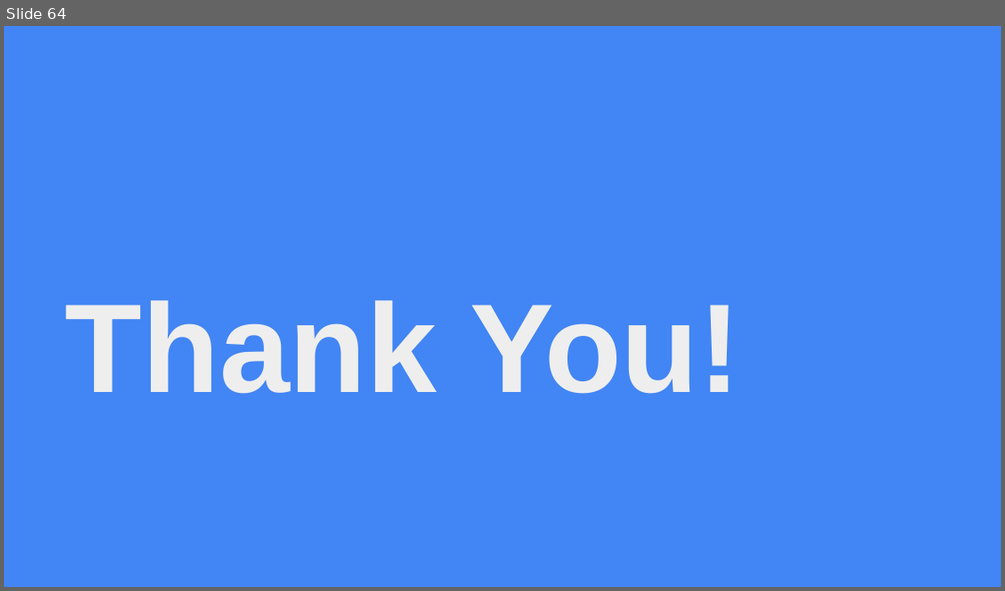
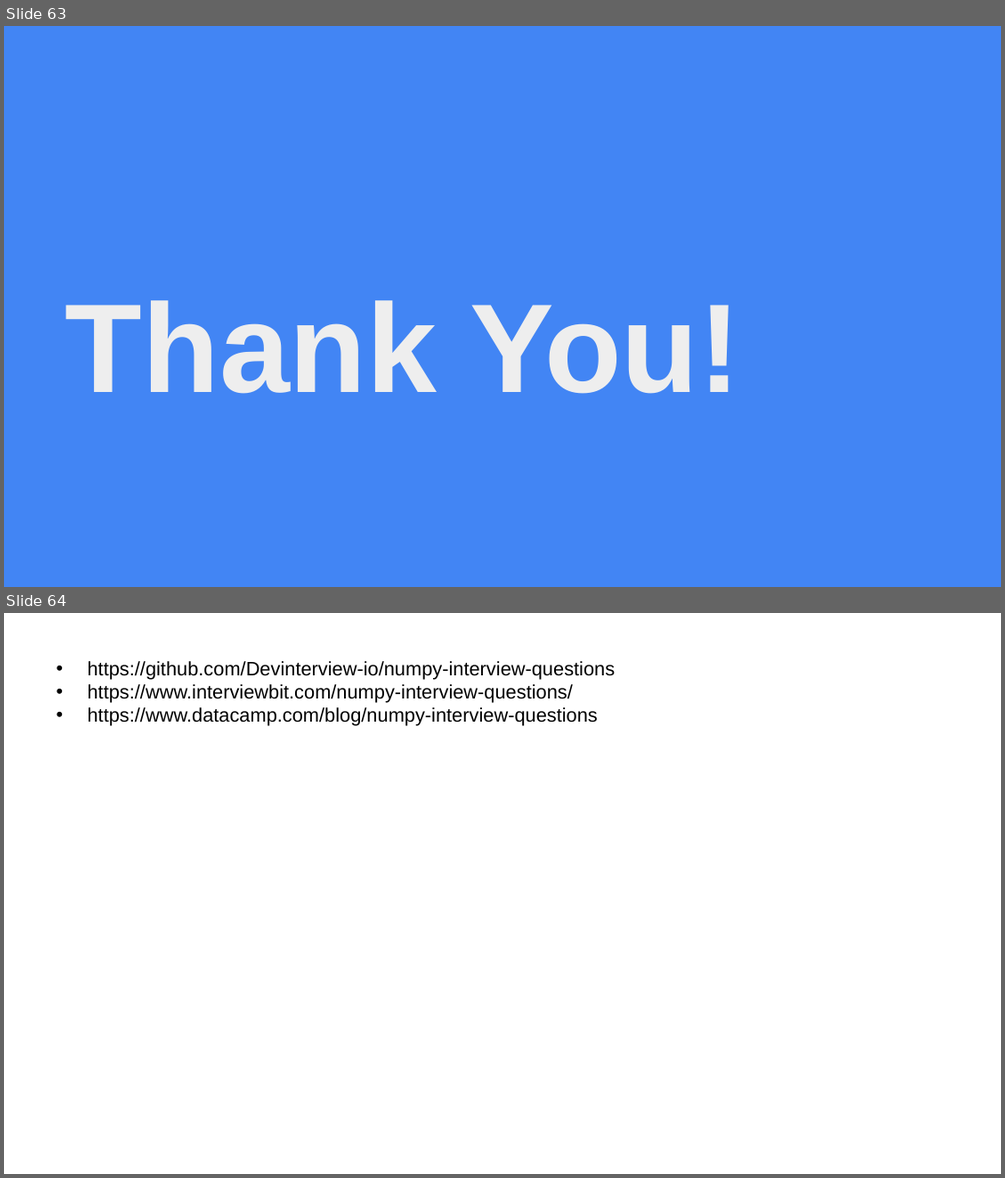
Before and after one commit to shahil04/ds_materials, a slide deck: 5.0_python_6.libraries/python_libraries/1.numpy/Numpy_class.pptx. Shown one above the other, each under a label of ours: slide 64 before the commit, slides 63 and 64 after it. The pictures are 1005x591 and 1005x1178 pixels, drawn with LibreOffice and Linux fonts; fonts in the diff are those of the drawing. Boxes give left, top, right and bottom in pixels: in the first picture for what was removed or moved away, otherwise in the second. Text is boxed around its words. In the diff, an @@ line names an element or a change of style, - is before the commit and + after.

```diff
--- a/5.0_python_6.libraries/python_libraries/1.numpy/Numpy_class.pptx
+++ b/5.0_python_6.libraries/python_libraries/1.numpy/Numpy_class.pptx
@@ slide 64 added at (4,613,1001,1174), background #FFFFFF @@
@@ text added at (88,661,615,726), 14 pt, text #000000 @@
+• https://github.com/Devinterview-io/numpy-interview-questions
+• https://www.interviewbit.com/numpy-interview-questions/
+• https://www.datacamp.com/blog/numpy-interview-questions
@@ what was slide 64 is now slide 63 @@
```
Also in this commit, not shown: 1 slide changed, 1 slide removed, 27 other files.
